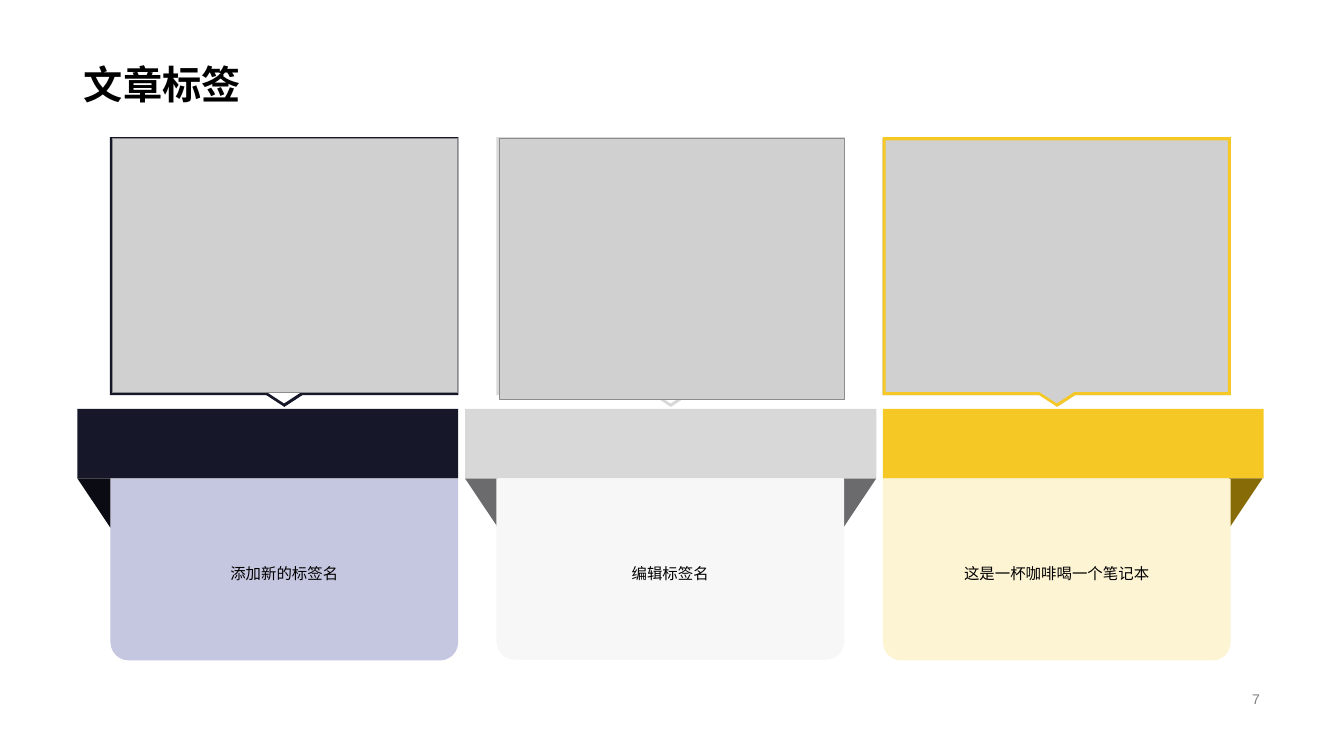
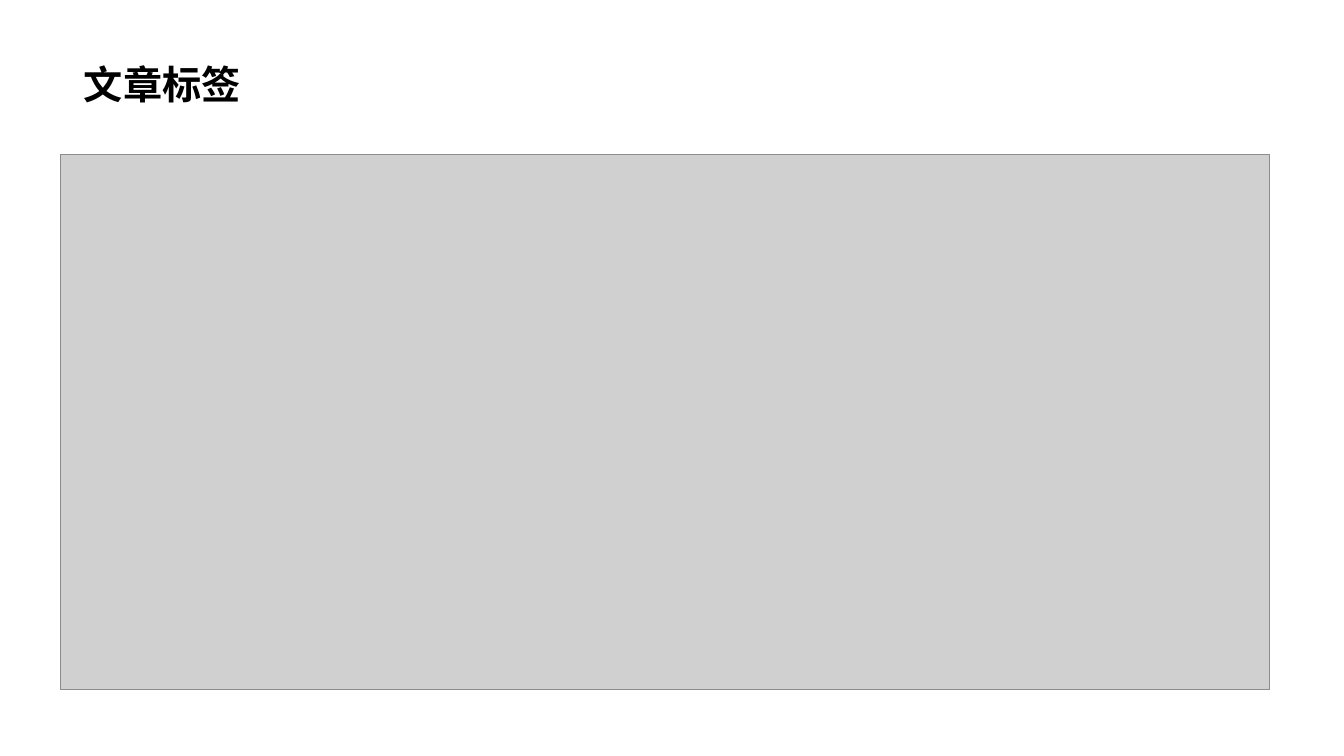
Before and after one commit to lemonghub/xmgl-blog, a slide deck: slide 10 of doc/文档/个人博客.pptx (slide 7 before the commit). Drawn at 1344x756 pixels with LibreOffice and Linux fonts; fonts in the diff are those of the drawing; grey boxes stand for pictures. Boxes give left, top, right and bottom in pixels: in the first picture for what was removed or moved away, otherwise in the second. Text is boxed around its words. In the diff, an @@ line names an element or a change of style, - is before the commit and + after.

```diff
--- a/doc/文档/个人博客.pptx
+++ b/doc/文档/个人博客.pptx
@@ picture removed at (x1=113, y1=139, x2=458, y2=393) @@
@@ picture removed at (x1=499, y1=139, x2=844, y2=399) @@
@@ picture added at (x1=60, y1=154, x2=1270, y2=690) @@
@@ group removed at (x1=78, y1=128, x2=1264, y2=660): 4 right triangles, 3 down arrow callouts, 3 freeform shapes, 3 round same rects, 3 rectangles, 1 picture @@
-添加新的标签名
-编辑标签名
-这是一杯咖啡喝一个笔记本
@@ page number removed at (x1=1252, y1=694, x2=1260, y2=704) @@
-7
```
Also in this commit, not shown: 10 other slides changed, 7 slides added, 8 slides removed, 1 other file.
